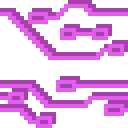
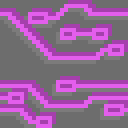
Revision of a layered w=128, h=128 image; what changed, layer by layer:
showed "Layer 1" over [0, 0, 128, 128]
